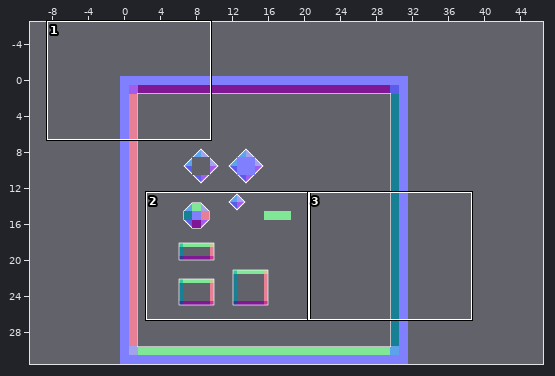
Two states of a Tiled map, assets/stages/debug_stage.tmx. The picture above shows the old version from afar; the outline marks the close-up.
Close-up. The starting point:
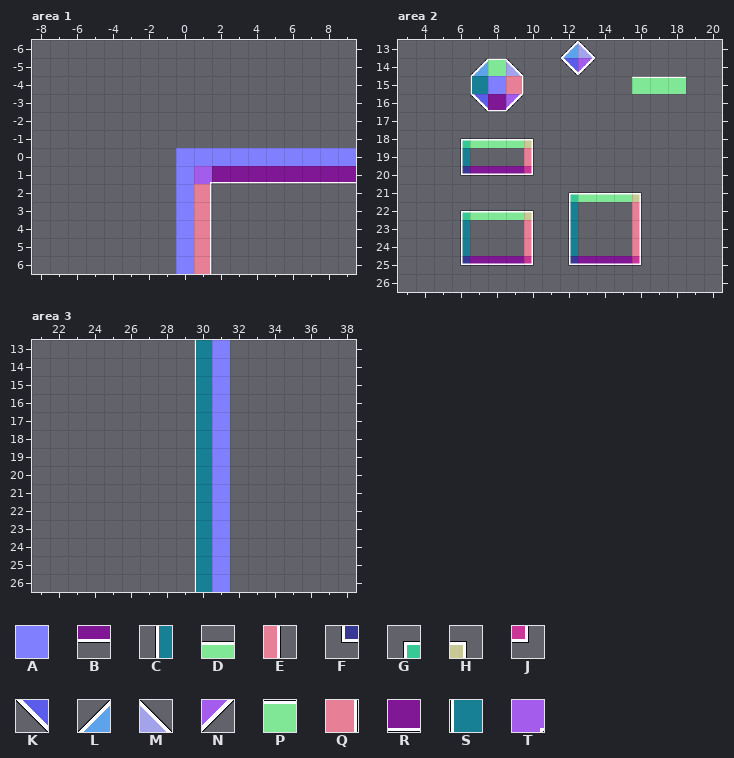
Cells are 32x32 px. Shown: area 1 x -8..9, y -6..6; area 2 x 3..20, y 13..26; area 3 x 21..38, y 13..26. The commit also changed other parts of the map, which this record leaves out.
Key: from "debug_tileset": A 26 "Frame002", B 27 "Frame003", C 28 "Frame004", D 29 "Frame005", E 30 "Frame006", F 31 "Frame007", G 32 "Frame008", H 33 "Frame009", J 34 "Frame010", K 35 "Frame011", L 36 "Frame012", M 37 "Frame013", N 38 "Frame014", P 42 "Frame018", Q 43 "Frame019", R 44 "Frame020", S 45 "Frame021", T 51 "Frame027".
_ is an empty cell.
Layer "Walls" before, area 1, first column x -8:
-6 __________________
-5 __________________
-4 __________________
-3 __________________
-2 __________________
-1 __________________
 0 ________AAAAAAAAAA
 1 ________ATRRRRRRRR
 2 ________AQ________
 3 ________AQ________
 4 ________AQ________
 5 ________AQ________
 6 ________AQ________
Layer "Walls" before, area 2, first column x 3:
13 _________LM_______
14 ____LPM__KN_______
15 ____SAQ______PPP__
16 ____KRN___________
17 __________________
18 ___GDDDH__________
19 ___C___E__________
20 ___FBBBJ__________
21 _________GDDDH____
22 ___GDDDH_C___E____
23 ___C___E_C___E____
24 ___C___E_C___E____
25 ___FBBBJ_FBBBJ____
26 __________________
Layer "Walls" before, area 3, first column x 21:
13 _________SA_______
14 _________SA_______
15 _________SA_______
16 _________SA_______
17 _________SA_______
18 _________SA_______
19 _________SA_______
20 _________SA_______
21 _________SA_______
22 _________SA_______
23 _________SA_______
24 _________SA_______
25 _________SA_______
26 _________SA_______
The result:
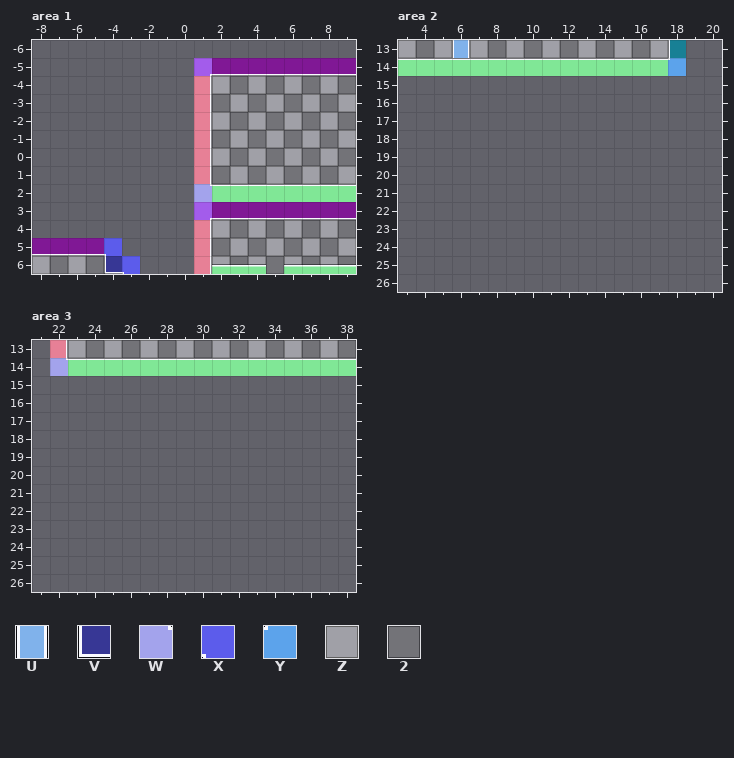
Further tiles: from "debug_tileset": U 41 "Frame017", V 48 "Frame024", W 50 "Frame026", X 52 "Frame028", Y 53 "Frame029", Z 66 "Frame034", 2 67 "Frame035".
Tiles of an added or newly shown layer are drawn over the layers below it.
Change:
Layer "Ground" (added), area 1:
y -4: x 2 _ -> Z; x 4 _ -> Z; x 6 _ -> Z; x 8 _ -> Z
y -3: x 3 _ -> Z; x 5 _ -> Z; x 7 _ -> Z; x 9 _ -> Z
y -2: x 2 _ -> Z; x 4 _ -> Z; x 6 _ -> Z; x 8 _ -> Z
y -1: x 3 _ -> Z; x 5 _ -> Z; x 7 _ -> Z; x 9 _ -> Z
y 0: x 2..9 ________ -> Z2Z2Z2Z2
y 1: x 2..9 ________ -> 2Z2Z2Z2Z
y 4: x 2 _ -> Z; x 4 _ -> Z; x 6 _ -> Z; x 8 _ -> Z
y 5: x 3 _ -> Z; x 5 _ -> Z; x 7 _ -> Z; x 9 _ -> Z
y 6: x -8 _ -> Z; x -6 _ -> Z; x 2..4 ___ -> Z2Z; x 6..9 ____ -> Z2Z2
Layer "Walls", area 1:
y -5: x 1..9 _________ -> TRRRRRRRR
y -4..-1: x 1 _ -> Q
y 0: x 0..9 AAAAAAAAAA -> _Q________
y 1: x 0..9 ATRRRRRRRR -> _Q________
y 2: x 0..9 AQ________ -> _WPPPPPPPP
y 3: x 0..9 AQ________ -> _TRRRRRRRR
y 4: x 0 A -> _
y 5: x -8..-4 _____ -> RRRRX; x 0 A -> _
y 6: x -4..-3 __ -> VX; x 0 A -> _; x 2..4 ___ -> DDD; x 6..9 ____ -> DDDD
Layer "Ground" (added), area 2:
y 13: x 3 _ -> Z; x 5 _ -> Z; x 7 _ -> Z; x 9 _ -> Z; x 11..13 ___ -> Z2Z; x 15 _ -> Z; x 17 _ -> Z
Layer "Walls", area 2:
y 13: x 6 _ -> U; x 12..13 LM -> __; x 18 _ -> S
y 14: x 3..7 ____L -> PPPPP; x 9..18 M__KN_____ -> PPPPPPPPPY
y 15: x 7..9 SAQ -> ___; x 16..18 PPP -> ___
y 16: x 7..9 KRN -> ___
y 18: x 6..10 GDDDH -> _____
y 19: x 6 C -> _; x 10 E -> _
y 20: x 6..10 FBBBJ -> _____
y 21: x 12..16 GDDDH -> _____
y 22: x 6..10 GDDDH -> _____; x 12 C -> _; x 16 E -> _
y 23..24: x 6 C -> _; x 10 E -> _; x 12 C -> _; x 16 E -> _
y 25: x 6..10 FBBBJ -> _____; x 12..16 FBBBJ -> _____
Layer "Ground" (added), area 3:
y 13: x 23 _ -> Z; x 25 _ -> Z; x 27 _ -> Z; x 29..31 ___ -> Z2Z; x 33 _ -> Z; x 35 _ -> Z; x 37 _ -> Z
Layer "Walls", area 3:
y 13: x 22 _ -> Q; x 30..31 SA -> __
y 14: x 22..38 ________SA_______ -> WPPPPPPPPPPPPPPPP
y 15..26: x 30..31 SA -> __
Pixel boxes of the changes (left, top, right, bottom) in both close-ups:
changed: (176, 58, 356, 274)
added: (32, 238, 140, 274)
changed: (398, 40, 686, 112)
removed: (460, 138, 534, 176)
removed: (568, 192, 642, 266)
removed: (460, 210, 534, 266)
changed: (50, 340, 356, 592)
